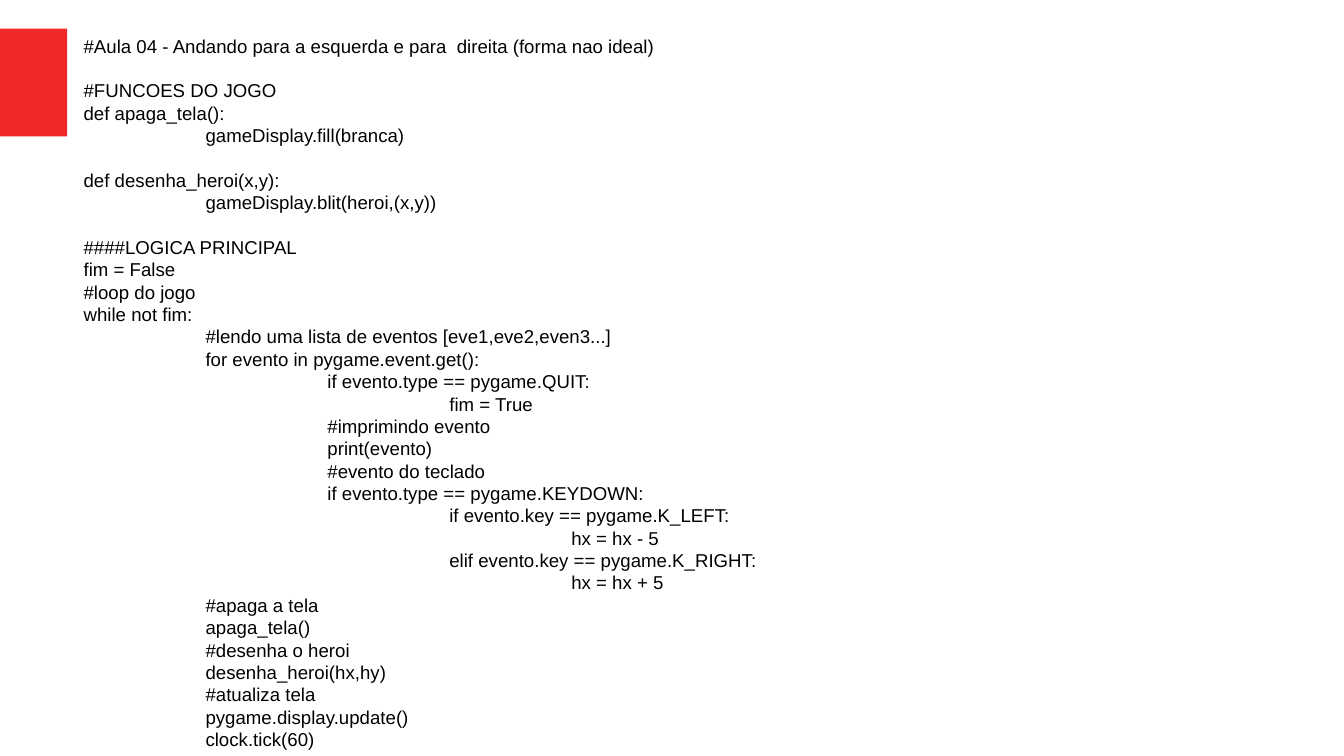
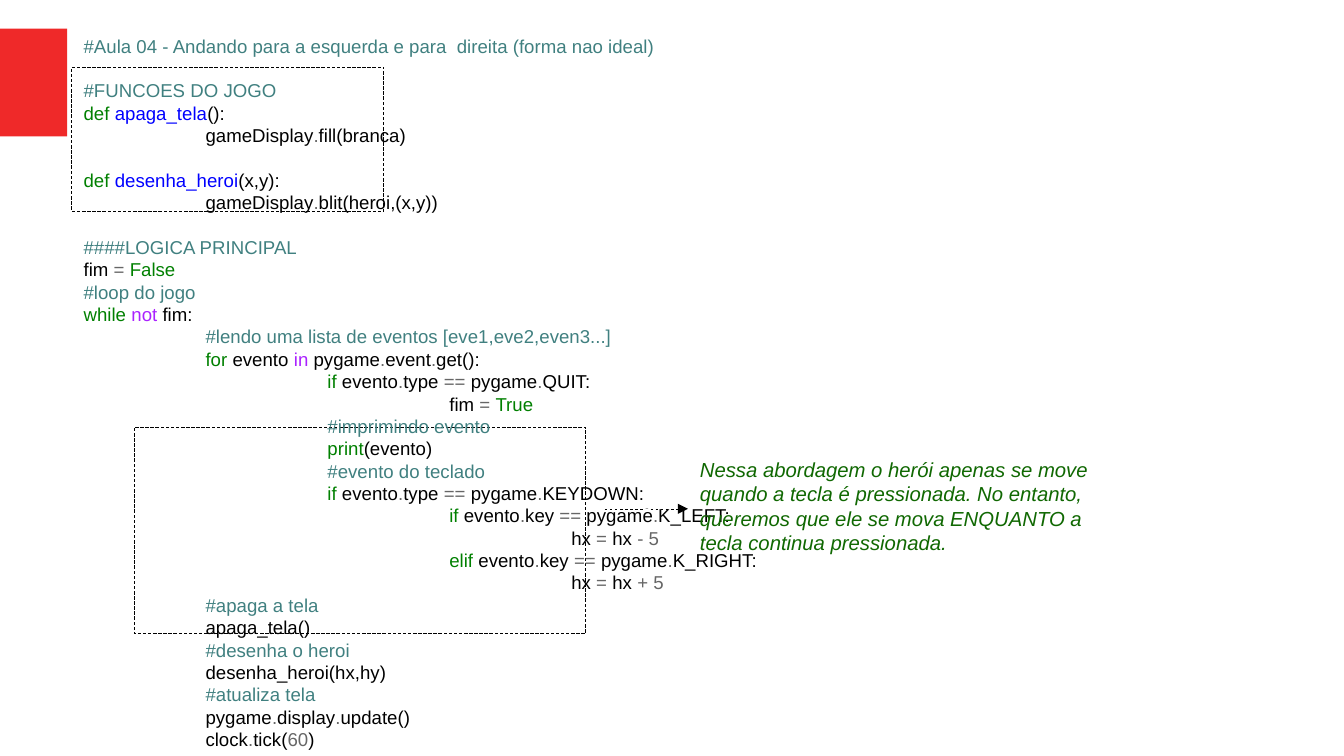
Before and after one commit to jeffersoncarvalho/SESCOMP-2019, a slide deck: slide 9 of curso-pygame.odp. Drawn at 1344x756 pixels with LibreOffice and Linux fonts; fonts in the diff are those of the drawing. Boxes give left, top, right and bottom in pixels: in the first picture for what was removed or moved away, otherwise in the second. Text is boxed around its words. In the diff, an @@ line names an element or a change of style, - is before the commit and + after.

```diff
--- a/curso-pygame.odp
+++ b/curso-pygame.odp
@@ text at (84, 39, 757, 750): text colour #000000 to #408080 in "#Aula 04 - Andando para a esquerda ...", "#FUNCOES DO JOGO", "####LOGICA PRINCIPAL", "#loop do jogo" and 7 more places; text colour #000000 to #008000 in "def", "def", "False", "while" and 7 more places; text colour #000000 to #0000FF in "apaga_tela():", "desenha_heroi(x,y):"; text colour #000000 to #666666 in "gameDisplay.fill(branca)", "gameDisplay.blit(heroi,(x,y))", "=", "pygame.event.get():" and 9 more places; text colour #000000 to #AA22FF in "not", "in" @@
@@ rectangle added at (72, 67, 384, 211), fill #FFFFFF, outline #000000 0 pt @@
@@ rectangle added at (134, 427, 585, 633), fill #FFFFFF, outline #000000 0 pt @@
@@ text added at (700, 462, 1088, 555), 12 pt, text #106802, italic @@
+Nessa abordagem o herói apenas se move quando a tecla é pressionada. No entanto, queremos que ele se mova ENQUANTO a tecla continua pressionada.
@@ arrow added from (605, 509) to (688, 509), #000000 0 pt @@
```
Also in this commit, not shown: 9 other slides changed, 1 other file.
